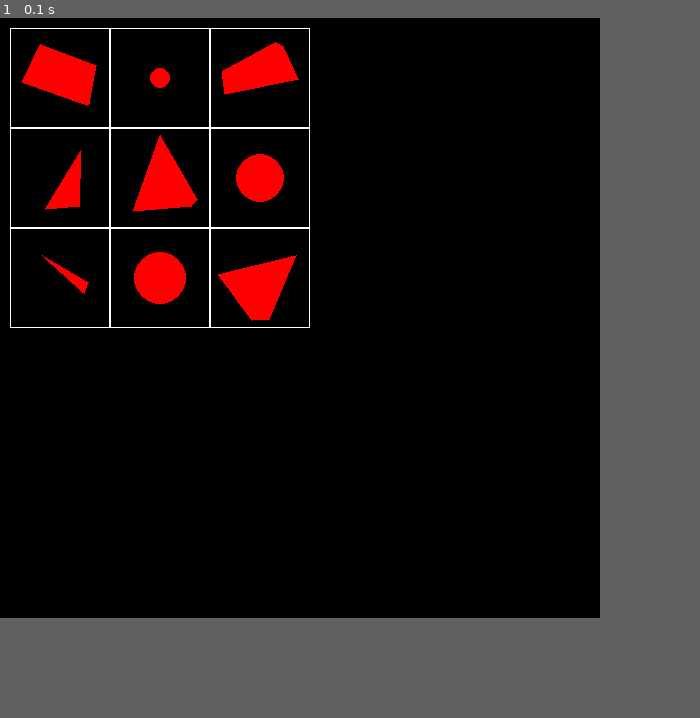
Above: before the commit, frame 1.
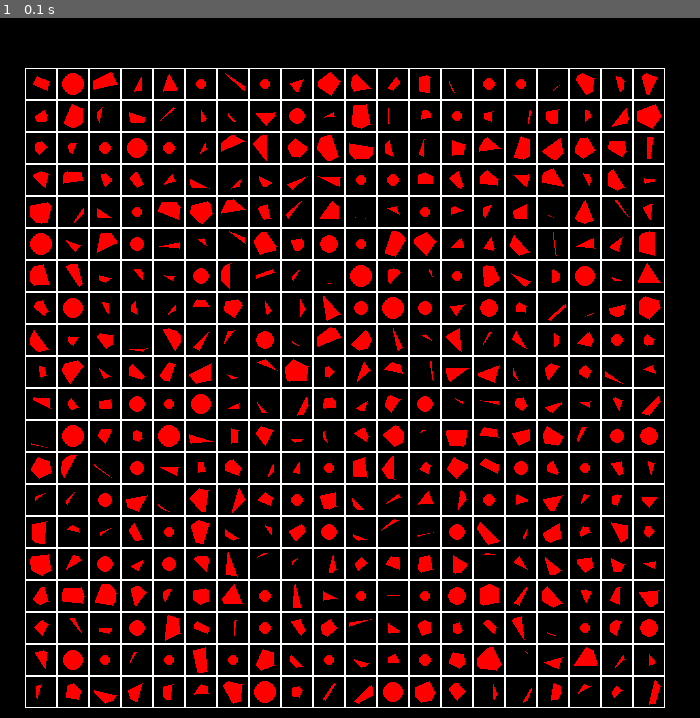
Above: after the commit, the same moment.

Repository: megadubcev/pygameProject
Game: pygame game, started from shape.py
Same seed, same stepped clock (60 frames per second), same inputs: the game is played once before the commit and once after it.
Inputs:
- Up to frame 1 (0.1 s): no input
In our replay, the window is 600x600 before the commit and 700x700 after it. These sizes can differ from the game's own. Grey fills any space a smaller window leaves; there, only what the larger window draws over its background counts as a difference.

The runs differ from the first frame. In frame 1, 24% of the frame differs, in the area x 1-95%, y 1-99%.

Commit message:
маштаб

Diff:
--- a/shape.py
+++ b/shape.py
@@ -3,7 +3,8 @@
 import math
 
 pygame.init()
-screen = pygame.display.set_mode((600, 600))
+widthS = heightS = 700
+screen = pygame.display.set_mode((widthS, widthS))
 pygame.display.flip()
 
 
@@ -18,10 +19,11 @@
             for j in range(self.width):
                 self.board[i][j] = random.randint(2, 7)
         # значения по умолчанию
-        self.left = 10
-        self.top = 10
-        self.cell_size = 100
+        self.left = 25
+        self.top = 50
+        self.cell_size = (widthS - 2 * self.left) // self.width
         self.square = [[0] * width for _ in range(height)]
+        self.shape = [[[]] * width for _ in range(height)]
 
     # настройка внешнего вида
     def set_view(self, left, top, cell_size):
@@ -35,6 +37,25 @@
                 pygame.draw.rect(screen, pygame.Color("white"),
                                  (self.left + j * self.cell_size, self.top + i * self.cell_size, self.cell_size,
                                   self.cell_size), 1)
+
+    def createShapes(self):
+        for i in range(self.height):
+            for j in range(self.width):
+                r = random.randint(self.cell_size // 4 - 2, self.cell_size // 2 - 3)
+                if self.board[i][j] == 1:
+                    pygame.draw.line(screen, pygame.Color("blue"),
+                                     (self.left + j * self.cell_size + 2, self.top + i * self.cell_size + 2),
+                                     (self.left + (j + 1) * self.cell_size - 2,
+                                      self.top + (i + 1) * self.cell_size - 2), 2)
+                    pygame.draw.line(screen, pygame.Color("blue"),
+                                     (self.left + j * self.cell_size + 2, self.top + (i + 1) * self.cell_size - 2),
+                                     (self.left + (j + 1) * self.cell_size - 2,
+                                      self.top + i * self.cell_size + 2), 2)
+                elif self.board[i][j] == 2:
+                    self.shape[i][j] = [(self.left + int((j + 0.5) * self.cell_size),
+                                         self.top + int((i + 0.5) * self.cell_size)), int(0.85 * r)]
+                else:
+                    self.shape[i][j] = self.createPoligon(self.board[i][j], r, (i, j))
 
     def render2(self):
         for i in range(self.height):
@@ -50,11 +71,9 @@
                                      (self.left + (j + 1) * self.cell_size - 2,
                                       self.top + i * self.cell_size + 2), 2)
                 elif self.board[i][j] == 2:
-                    pygame.draw.circle(screen, pygame.Color("red"),
-                                       (self.left + int((j + 0.5) * self.cell_size),
-                                        self.top + int((i + 0.5) * self.cell_size)), r - 13, 0)
+                    pygame.draw.circle(screen, pygame.Color("red"), self.shape[i][j][0], self.shape[i][j][1], 0)
                 else:
-                    self.drawPoligon(self.board[i][j], r, (i, j))
+                    pygame.draw.polygon(screen, pygame.Color("red"), self.shape[i][j], 0)
 
     def get_click(self, mouse_pos):
         cell = self.get_cell(mouse_pos)
@@ -77,31 +96,31 @@
 
     def squaref(self, cell_coords):
         s = 0
-        for i in range(self.top + cell_coords[1] * self.cell_size + 1,
-                       self.top + (cell_coords[1] + 1) * self.cell_size - 1):
-            for j in range(self.left + cell_coords[0] * self.cell_size + 1,
-                           self.left + (cell_coords[0] + 1) * self.cell_size - 1):
+        for i in range(self.left + cell_coords[1] * self.cell_size + 1,
+                       self.left + (cell_coords[1] + 1) * self.cell_size - 1):
+            for j in range(self.top + cell_coords[0] * self.cell_size + 1,
+                           self.top + (cell_coords[0] + 1) * self.cell_size - 1):
                 if screen.get_at((i, j)) != pygame.Color("black"):
                     # print(screen.get_at((i, j)), pygame.Color("black"), (i, j))
                     s += 1
         return s
 
-    def drawPoligon(self, n, r, cell_coords):
+    def createPoligon(self, n, r, cell_coords):
         angles = []
         points = []
         for i in range(n):
             angles.append(random.randint(0, 359))
         angles.sort()
         for angle in angles:
-            points.append((self.top + int((cell_coords[1] + 0.5) * self.cell_size) + int(math.cos(angle / 57) * r),
-                           self.left + int((cell_coords[0] + 0.5) * self.cell_size) - math.sin(angle / 57) * r))
-
-        pygame.draw.polygon(screen, pygame.Color("red"), points, 0)
+            points.append((self.left + int((cell_coords[1] + 0.5) * self.cell_size) + int(math.cos(angle / 57) * r),
+                           self.top + int((cell_coords[0] + 0.5) * self.cell_size) - math.sin(angle / 57) * r))
+        return points
 
 
-board = Board(3, 3)
+board = Board(20, 20)
 
 board.render()
+board.createShapes()
 board.render2()
 pygame.display.flip()
 maxs = 0
